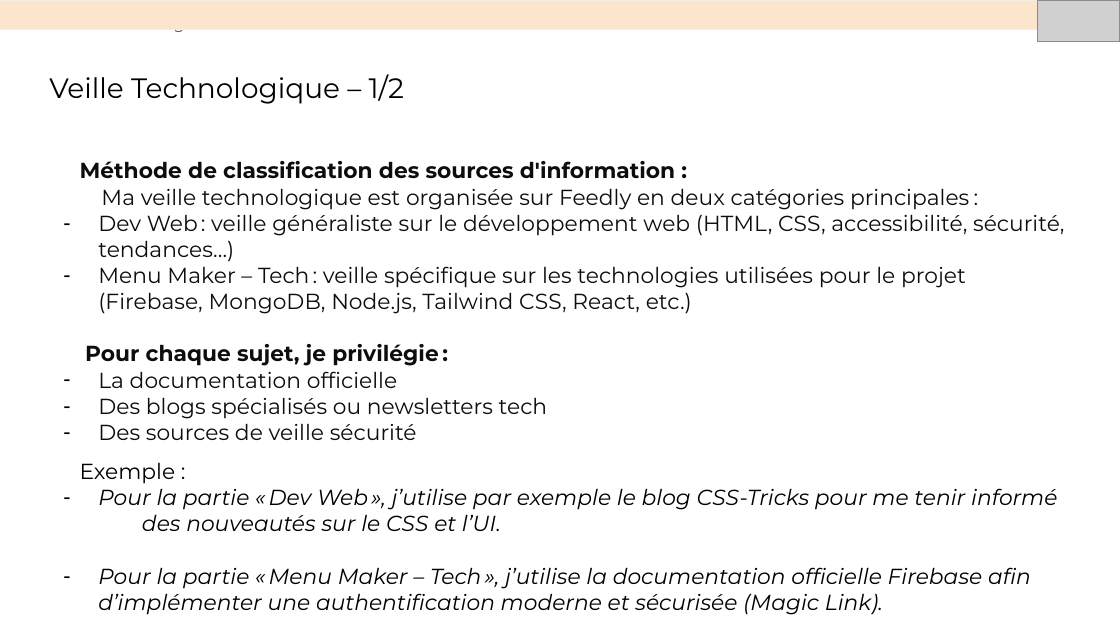
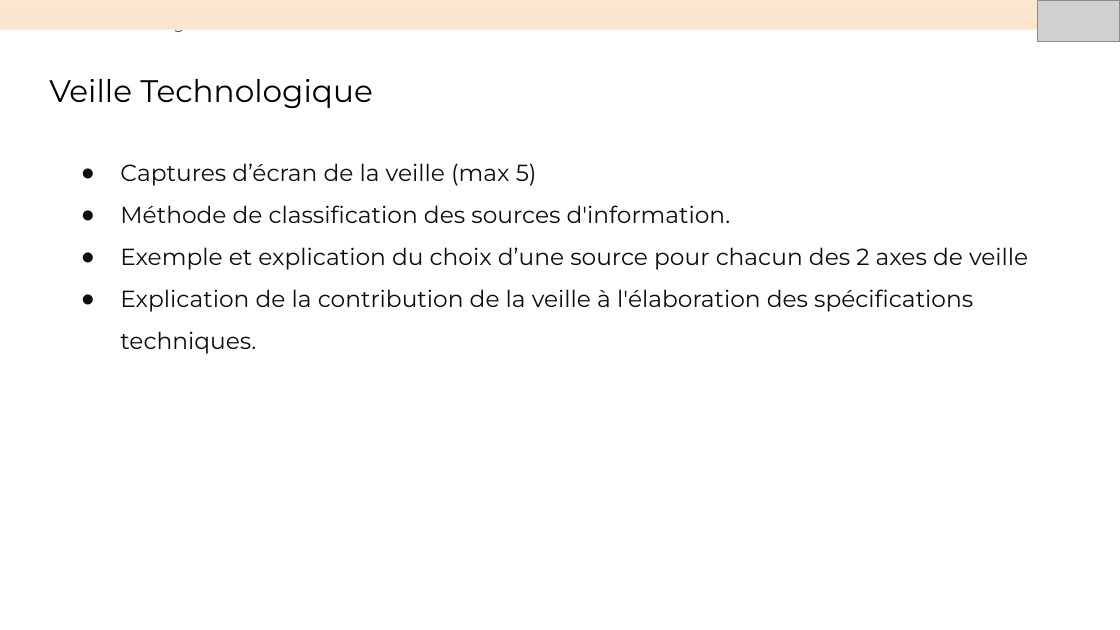
Before and after one commit to Mawabaca/P7-MenuMaker-V2, a slide deck: slide 15 of Présentation Menu Maker.pptx (slide 16 before the commit). Drawn at 1120x630 pixels with LibreOffice and Linux fonts; fonts in the diff are those of the drawing; grey boxes stand for pictures. Boxes give left, top, right and bottom in pixels: in the first picture for what was removed or moved away, otherwise in the second. Text is boxed around its words. In the diff, an @@ line names an element or a change of style, - is before the commit and + after.

```diff
--- a/Présentation Menu Maker.pptx
+++ b/Présentation Menu Maker.pptx
@@ title at bbox=[49, 79, 373, 109]: text changed; size 18 to 20 pt @@
-Veille Technologique – 1/2
+Veille Technologique
@@ text at bbox=[120, 163, 1028, 354]: text changed; size 14 to 15 pt @@
-Méthode de classification des sources d'information :
-Ma veille technologique est organisée sur Feedly en deux catégories principales :
-– Dev Web : veille généraliste sur le développement web (HTML, CSS, accessibilité, sécurité, tendances…)
-– Menu Maker – Tech : veille spécifique sur les technologies utilisées pour le projet (Firebase, MongoDB, Node.js, Tailwind CSS, React, etc.)
-Pour chaque sujet, je privilégie :
-– La documentation officielle
-– Des blogs spécialisés ou newsletters tech
-– Des sources de veille sécurité
-Exemple :
-– Pour la partie « Dev Web », j’utilise par exemple le blog CSS-Tricks pour me tenir informé des nouveautés sur le CSS et l’UI.
-– Pour la partie « Menu Maker – Tech », j’utilise la documentation officielle Firebase afin d’implémenter une authentification moderne et sécurisée (Magic Link).
+● Captures d’écran de la veille (max 5)
+● Méthode de classification des sources d'information.
+● Exemple et explication du choix d’une source pour chacun des 2 axes de veille
+● Explication de la contribution de la veille à l'élaboration des spécifications techniques.
```
Also in this commit, not shown: 3 other slides changed, 1 slide added, 4 slides removed.
